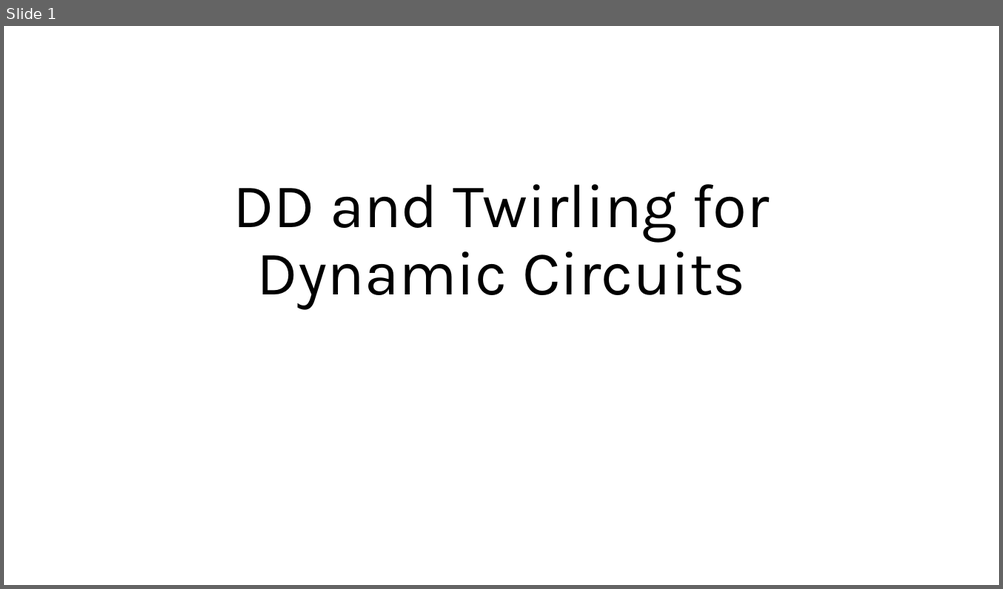
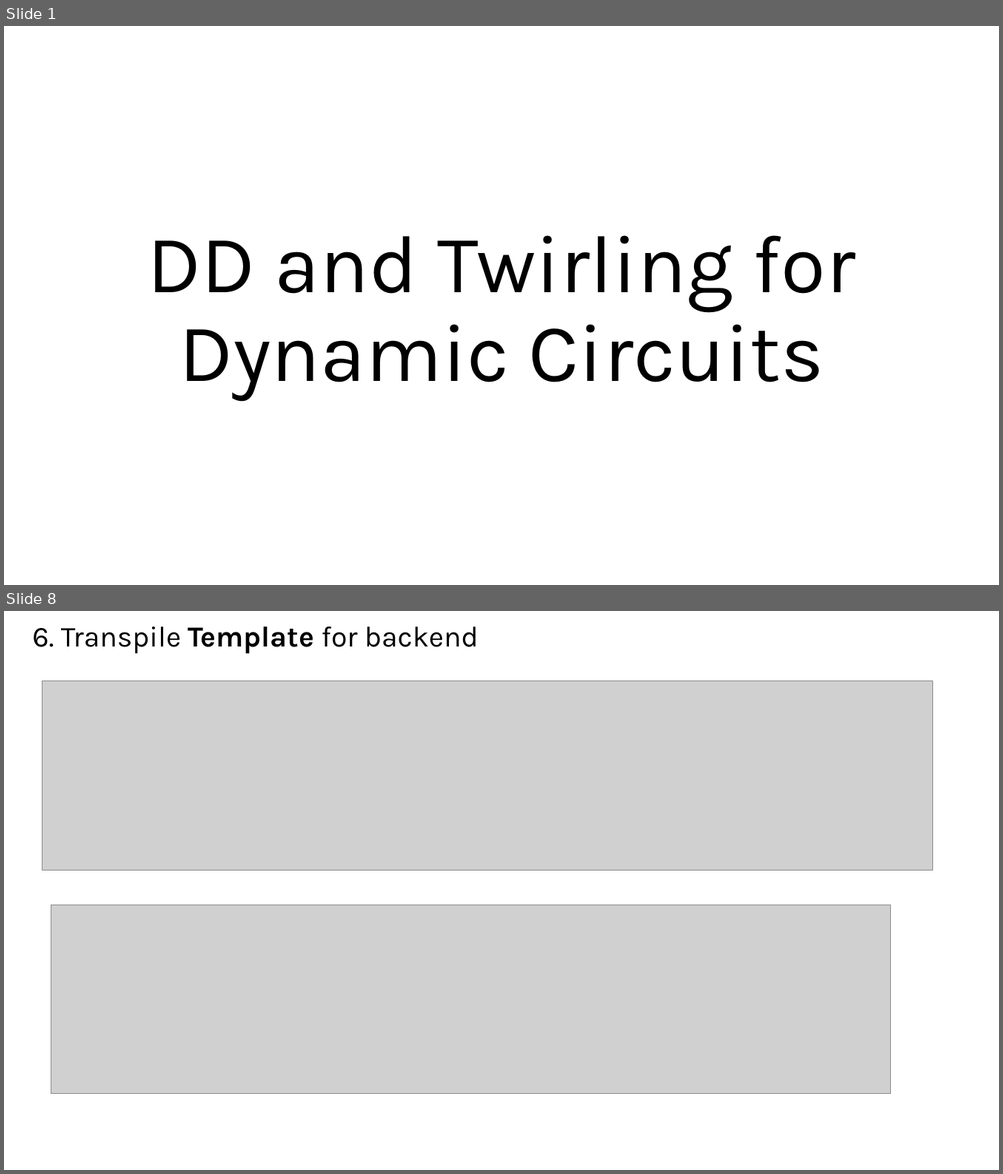
Before and after one commit to Shreyansh9878/8-Qubit-Bell-Inequality, a slide deck: DD and Twirling for Dynamic Circuits.pptx. Shown one above the other, each under a label of ours: slide 1 before the commit, slides 1 and 8 after it; the slides between them are not shown. The pictures are 1003x589 and 1003x1174 pixels, drawn with LibreOffice and Linux fonts; fonts in the diff are those of the drawing; grey boxes stand for pictures. Boxes give left, top, right and bottom in pixels: in the first picture for what was removed or moved away, otherwise in the second. Text is boxed around its words. In the diff, an @@ line names an element or a change of style, - is before the commit and + after.

```diff
--- a/DD and Twirling for Dynamic Circuits.pptx
+++ b/DD and Twirling for Dynamic Circuits.pptx
@@ slide 8 added at box(4, 611, 999, 1170), background #FFFFFF @@
@@ text added at box(32, 627, 478, 654), 28 pt, text #000000 @@
+6. Transpile Template for backend
@@ picture added at box(42, 681, 933, 871) @@
@@ picture added at box(51, 905, 891, 1094) @@
@@ slide 1 changed as well @@
@@ title "DD and Twirling for Dynamic ...": place and size @@
-title "DD and Twirling for Dynamic ..." at box(233, 184, 769, 309)
+title "DD and Twirling for Dynamic ..." at box(147, 235, 855, 400)
@@ title "DD and Twirling for Dynamic ..." at box(147, 235, 855, 400): size 60 to 79.2 pt @@
```
Also in this commit, not shown: 7 other slides added, 1 slide removed.
